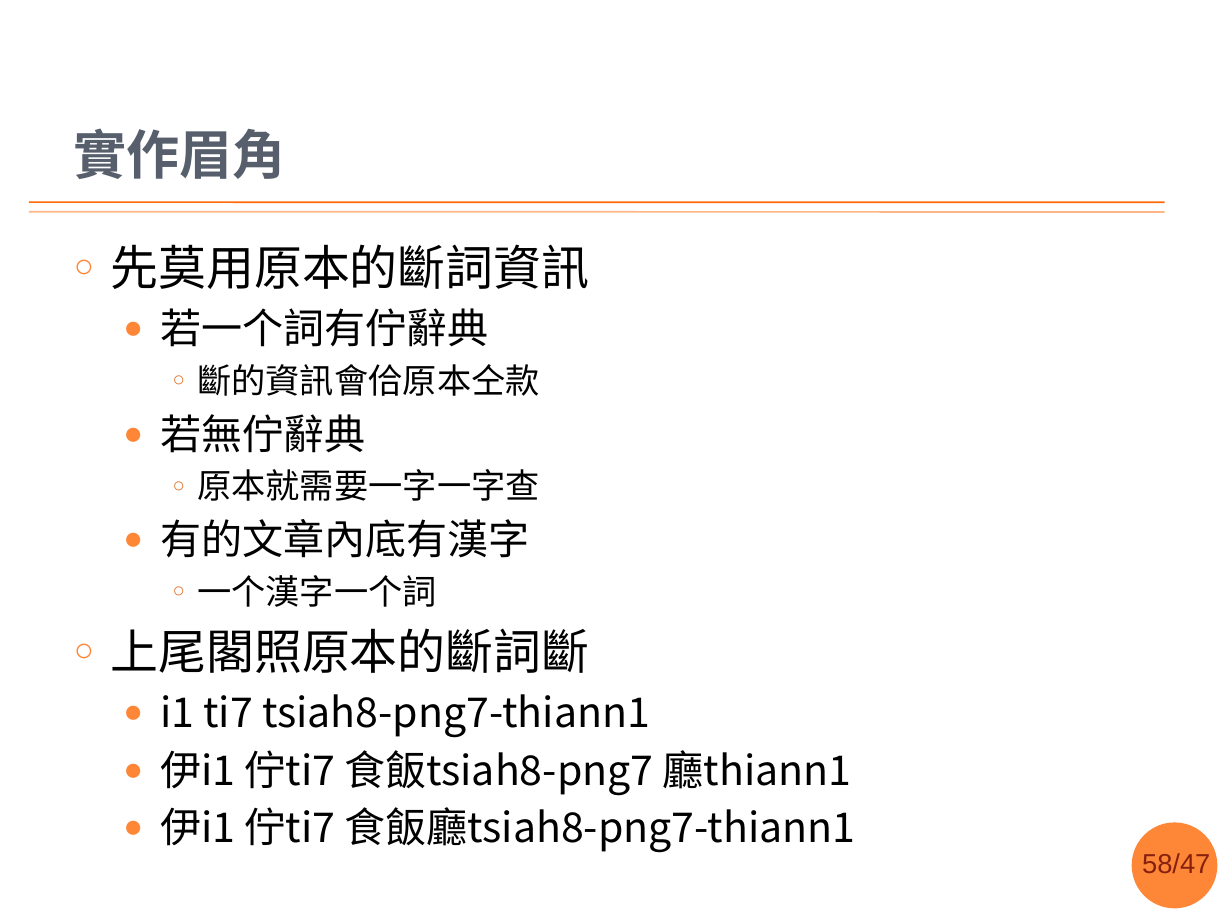
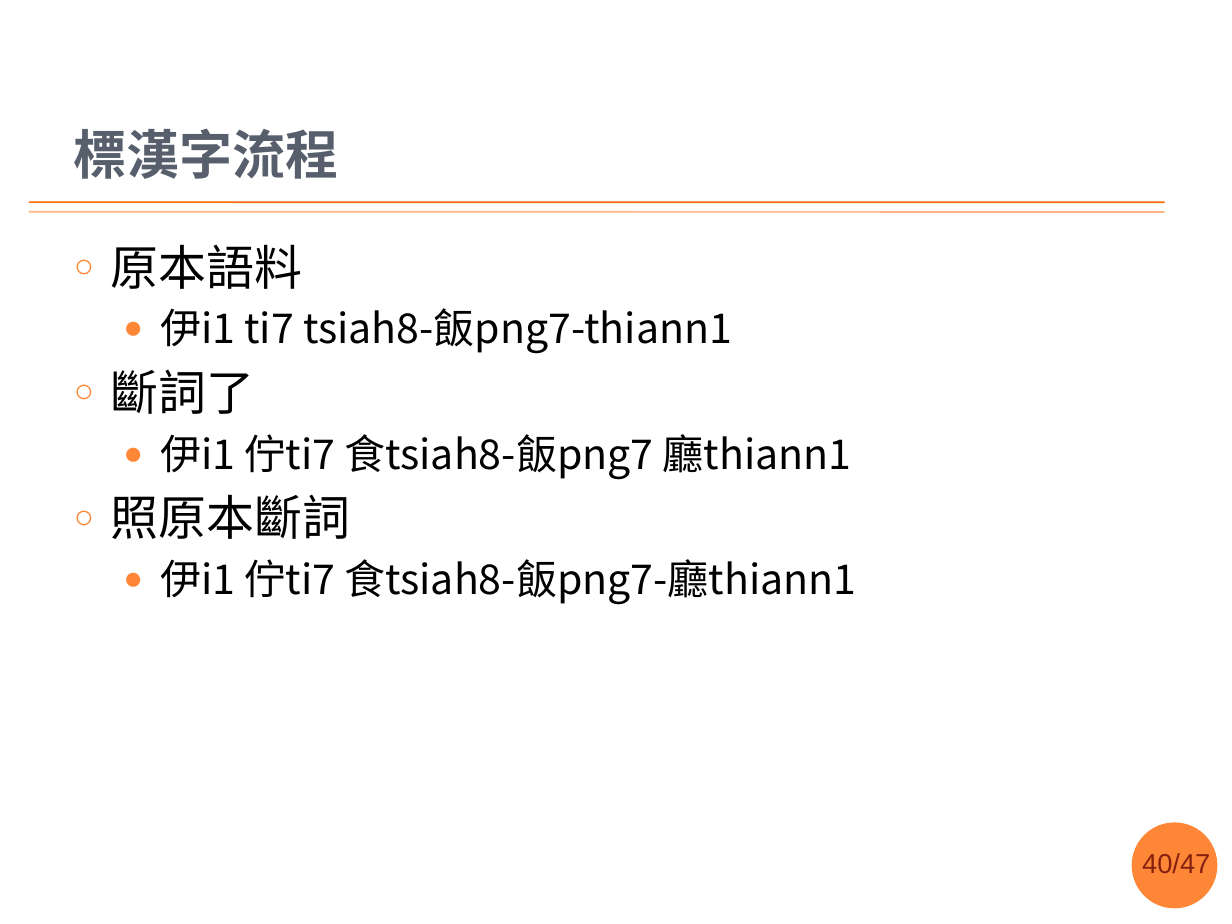
Before and after one commit to sih4sing5hong5/po3-ko3_tau5-iann2-phinn3, a slide deck: slide 40 of 翻譯報告.pptx (slide 58 before the commit). Drawn at 1232x924 pixels with LibreOffice and Linux fonts; fonts in the diff are those of the drawing; background and template pictures are left out. Boxes give left, top, right and bottom in pixels: in the first picture for what was removed or moved away, otherwise in the second. Text is boxed around its words. In the diff, an @@ line names an element or a change of style, - is before the commit and + after.

```diff
--- a/翻譯報告.pptx
+++ b/翻譯報告.pptx
@@ title at (74,128,339,179): text changed @@
-實作眉角
+標漢字流程
@@ text at (111,244,856,605): text changed @@
-○ 先莫用原本的斷詞資訊
-  ● 若一个詞有佇辭典
-    ○ 斷的資訊會佮原本仝款
-  ● 若無佇辭典
-    ○ 原本就需要一字一字查
-  ● 有的文章內底有漢字
-    ○ 一个漢字一个詞
-○ 上尾閣照原本的斷詞斷
-  ● i1 ti7 tsiah8-png7-thiann1
-  ● 伊i1 佇ti7 食飯tsiah8-png7 廳thiann1
-  ● 伊i1 佇ti7 食飯廳tsiah8-png7-thiann1
+○ 原本語料
+  ● 伊i1 ti7 tsiah8-飯png7-thiann1
+○ 斷詞了
+  ● 伊i1 佇ti7 食tsiah8-飯png7 廳thiann1
+○ 照原本斷詞
+  ● 伊i1 佇ti7 食tsiah8-飯png7-廳thiann1
@@ page number at (1142,853,1210,873): text changed @@
-58/47
+40/47
```
Also in this commit, not shown: 14 other slides changed, 4 slides added, 3 slides removed.
